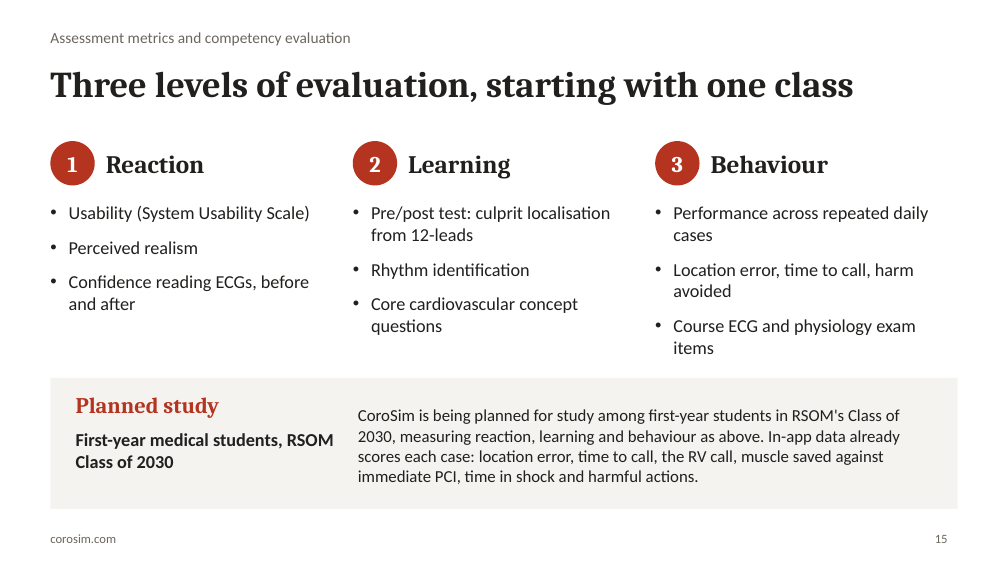
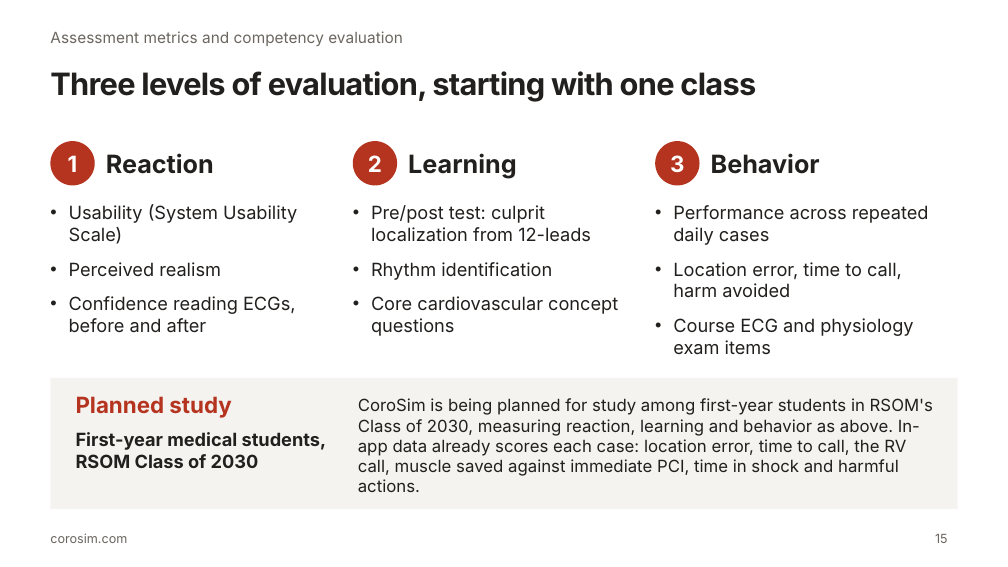
Before and after one commit to sirpravnp/corosim, a slide deck: slide 15 of docs/acc-sim-competition/CoroSim_ACC_Cardio_Sim_Creator.pptx. Drawn at 1008x567 pixels with LibreOffice and Linux fonts; fonts in the diff are those of the drawing. Boxes give left, top, right and bottom in pixels: in the first picture for what was removed or moved away, otherwise in the second. Text is boxed around its words. In the diff, an @@ line names an element or a change of style, - is before the commit and + after.

```diff
--- a/docs/acc-sim-competition/CoroSim_ACC_Cardio_Sim_Creator.pptx
+++ b/docs/acc-sim-competition/CoroSim_ACC_Cardio_Sim_Creator.pptx
@@ title "Three levels of evaluation, starting ..." at [50,71,756,102]: size 26 to 22 pt, font Cambria to Inter, letter spacing 0 to -0.5 pt @@
@@ text at [711,153,820,174]: text changed; font Cambria to Inter @@
-Behaviour
+Behavior
@@ text at [371,205,591,242]: text changed; font Calibri to Inter @@
-• Pre/post test: culprit localisation from 12-leads
+• Pre/post test: culprit localization from 12-leads
@@ text at [371,262,618,336]: font Calibri to Inter in "Rhythm identification", "Core cardiovascular concept questions" @@
@@ font Cambria to Inter in 6 elements at [68,155,78,172], [106,153,214,174], [368,155,382,172], [408,153,517,178], [670,155,684,172], [76,396,231,418] @@
@@ text at [358,398,933,492]: text changed; font Calibri to Inter @@
-CoroSim is being planned for study among first-year students in RSOM's Class of 2030, measuring reaction, learning and behaviour as above. In-app data already scores each case: location error, time to call, the RV call, muscle saved against immediate PCI, time in shock and harmful actions.
+CoroSim is being planned for study among first-year students in RSOM's Class of 2030, measuring reaction, learning and behavior as above. In-app data already scores each case: location error, time to call, the RV call, muscle saved against immediate PCI, time in shock and harmful actions.
@@ font Calibri to Inter in 6 elements at [50,31,403,46], [69,204,297,333], [673,205,929,355], [76,432,326,468], [935,534,948,543], [50,533,127,543] @@
```
Also in this commit, not shown: 18 other slides changed, 1 other file.
